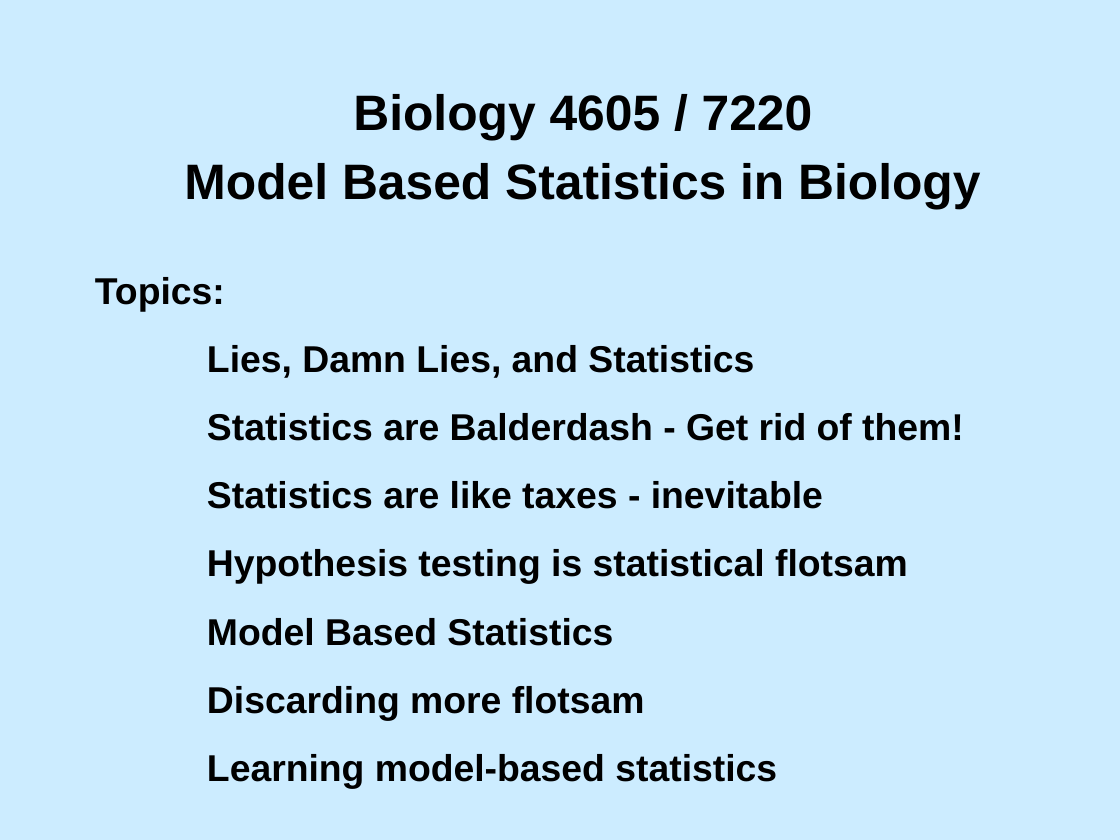
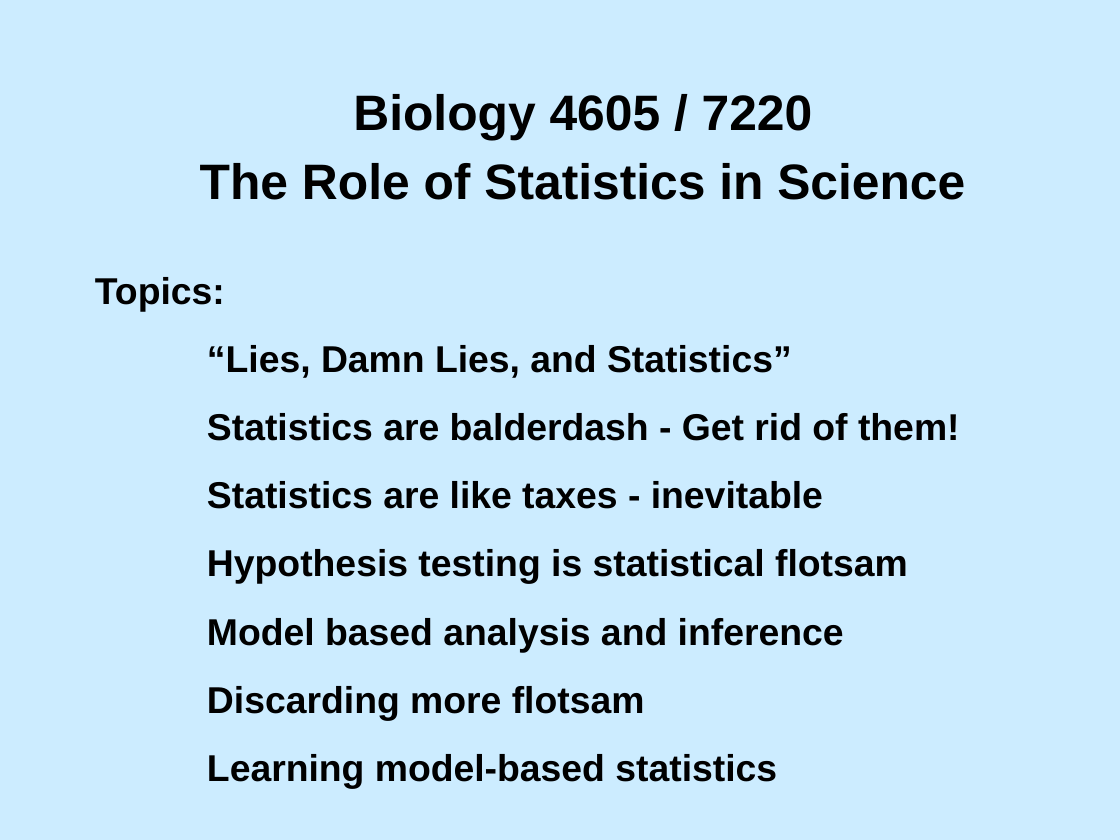
Before and after one commit to DavidCSchneider/StatisticalScience, a slide deck: slide 2 of LNotes/Pt1/Ch1_1.ppt. Drawn at 1120x840 pixels with LibreOffice and Linux fonts; fonts in the diff are those of the drawing. Boxes give left, top, right and bottom in pixels: in the first picture for what was removed or moved away, otherwise in the second. Text is boxed around its words. In the diff, an @@ line names an element or a change of style, - is before the commit and + after.

```diff
--- a/LNotes/Pt1/Ch1_1.ppt
+++ b/LNotes/Pt1/Ch1_1.ppt
@@ text at (200, 163, 965, 200): text changed @@
-Model Based Statistics in Biology
+The Role of Statistics in Science
@@ text at (207, 345, 960, 441): text changed @@
-Lies, Damn Lies, and Statistics
-Statistics are Balderdash - Get rid of them!
+“Lies, Damn Lies, and Statistics”
+Statistics are balderdash - Get rid of them!
@@ text at (207, 618, 844, 652): text changed @@
-Model Based Statistics
+Model based analysis and inference
```
Also in this commit, not shown: 28 other slides changed, 6 slides added, 4 slides removed, 3 other files.
